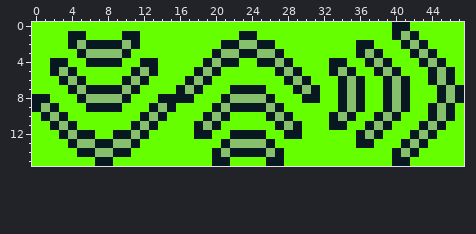
Two versions of one pixel-art sprite, assets/sprites/spells/spell-noise.png. The picture above was drawn from the file before the commit.
The file is 48x16 pixels.
The same view after the edit:
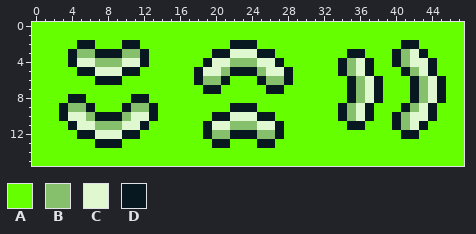
Palette (. is transparent): A #65ff00  B #86c06c  C #e0f8cf  D #071821
Author's note on the commit: Update calm and triple fireball spells
Edits made:
y 0: x 40..41 DD -> AA
y 1: x 4..5 DD -> AA; x 10..11 DD -> AA; x 23..24 DD -> AA; x 40..42 DBD -> AAA
y 2: x 4..5 DB -> AD; x 7..10 DDDB -> AAAD; x 21 D -> A; x 23..26 BBDD -> DDAA; x 36..37 DD -> AA; x 42..43 BD -> DA
y 3: x 4..5 AD -> DB; x 7..12 BBBDAA -> DDDBBD; x 21..27 BBDDBBD -> DCCCDDA; x 35 A -> D; x 37..38 BD -> AA; x 40..44 AADBD -> DBCDA
y 4: x 2..11 DDAADDDDAA -> AADCCBBBCC; x 13 D -> A; x 20..28 BDDAADDBD -> CCBBBCCDA; x 33 D -> A; x 35..36 AA -> BC; x 38..45 BDAAADBD -> AADBCCDA
y 5: x 2..10 DBDAAAAAA -> AAADDCCCD; x 12..13 BD -> AA; x 19..29 BDAAAAAADBD -> CCBDDDBCCDA; x 33..43 DBDAADBDAAA -> ADBCDAAADBC; x 45..46 BD -> AA
y 6: x 3..5 DBD -> AAA; x 7..12 AAADBD -> DDDAAA; x 17..21 DBDAA -> ADBBD; x 25..27 AAA -> DBB; x 29..30 BD -> AA; x 34..46 DBDAADBDAADBD -> ADBCDAAADBCDA
y 7: x 4..11 DBDDDDBD -> AAAAAAAA; x 16..20 DBDAA -> AAADD; x 22..27 DDDDAA -> AAAADD; x 29..31 DBD -> AAA; x 34..44 DBDAADBDAAA -> ADBCDAAADBC; x 46..47 BD -> AA
y 8: x 0..1 DD -> AA; x 4 A -> D; x 6..12 BBBBDAA -> AAAAADD; x 14..17 DDDD -> AAAA; x 21..26 DBBBBD -> AAAAAA; x 30..31 DD -> AA; x 34..44 DBDAADBDAAA -> ADBCDAAADBC; x 46..47 BD -> AA
y 9: x 0..5 DBDAAA -> AAADBB; x 7..12 DDDAAA -> AAADBB; x 14..15 BD -> AA; x 20..21 DB -> AA; x 25..27 DBD -> AAA; x 36..37 DA -> CD; x 39..40 DB -> AA; x 42..43 AA -> BC; x 45..46 BD -> AA
y 10: x 1..2 DB -> AA; x 4..14 AAAAAAAADBD -> CCBDDDBCCDA; x 19..20 DB -> AD; x 22..25 AAAA -> CCCD; x 27..28 BD -> AA; x 33..39 DBDAADB -> ADBCDAA; x 41..43 AAA -> BCC; x 45..46 BD -> AA
y 11: x 2..3 DB -> AA; x 5..13 AAAAAADBD -> CCBBBCCDA; x 18..26 DBDAAAAAA -> ADCCBBBCC; x 28..29 BD -> AA; x 33..42 DDAADBDAAA -> AADDAAADBC; x 44..45 BD -> AA
y 12: x 3..4 DB -> AA; x 7..9 AAD -> CCC; x 11..12 BD -> DA; x 18 D -> A; x 20..21 AA -> BB; x 25..29 DAADD -> BBDAA; x 36..38 DBD -> AAA; x 41 A -> D; x 43..44 BD -> AA
y 13: x 4..6 DBB -> AAA; x 9..11 BBD -> DAA; x 20 A -> D; x 22..25 BBBB -> AAAD; x 36..37 DD -> AA; x 41..43 DBD -> AAA
y 14: x 5..10 DDBBDD -> AAAAAA; x 20..27 DBDDDDBD -> AAAAAAAA; x 40..42 DBD -> AAA
y 15: x 7..8 DD -> AA; x 20..21 DD -> AA; x 26..27 DD -> AA; x 40..41 DD -> AA
Boxes around the changes in both pictures, in picture pixels (x1, y1, x2, y2):
changed: (32, 22, 464, 166)
